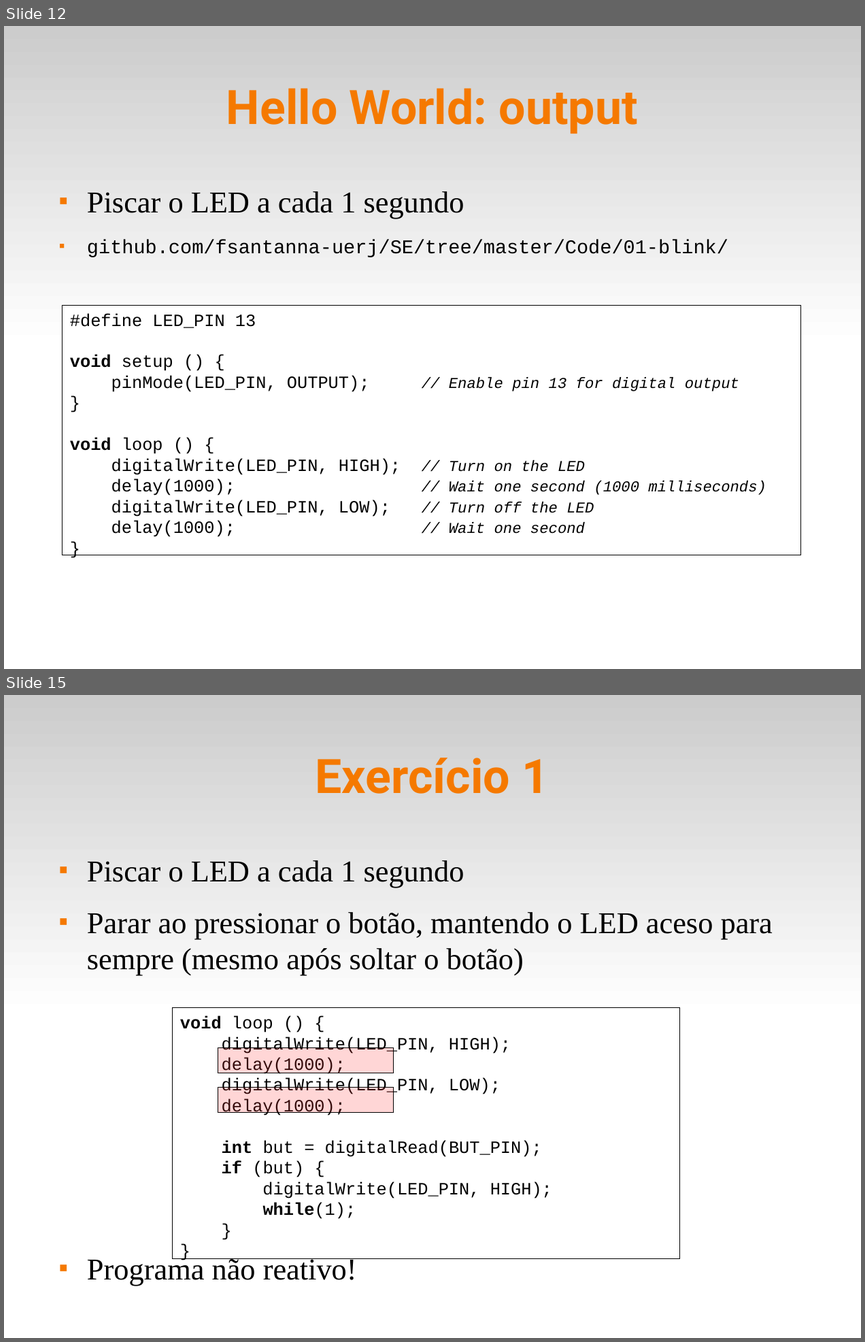
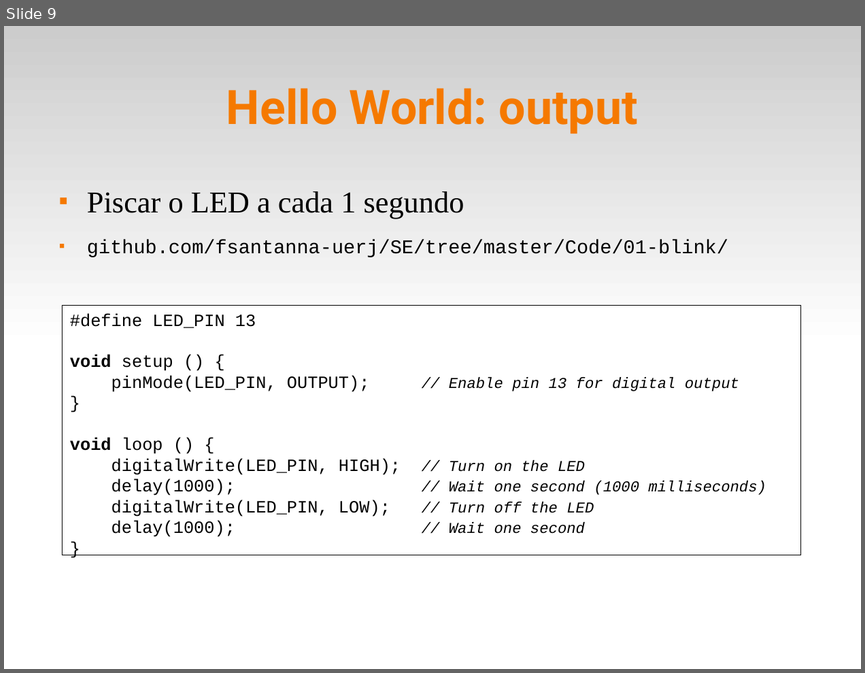
Before and after one commit to fsantanna-uerj/SE, a slide deck: Slides/se-02-gpio.odp. Shown one above the other, each under a label of ours: slides 12 and 15 before the commit, slide 9 after it; the slides between them are not shown. The pictures are 865x1342 and 865x673 pixels, drawn with LibreOffice and Linux fonts; fonts in the diff are those of the drawing. Boxes give left, top, right and bottom in pixels: in the first picture for what was removed or moved away, otherwise in the second. Text is boxed around its words. In the diff, an @@ line names an element or a change of style, - is before the commit and + after.

```diff
--- a/Slides/se-02-gpio.odp
+++ b/Slides/se-02-gpio.odp
@@ slide 15 removed at (4,695,861,1338), background #FFFFFF; not listed: 1 template element that a slide beside it also shows @@
@@ title removed at (315,758,549,794) @@
-Exercício 1
@@ text removed at (87,860,772,1285) @@
-■ Piscar o LED a cada 1 segundo
-■ Parar ao pressionar o botão, mantendo o LED aceso para sempre (mesmo após soltar o botão)
-■ Programa não reativo!
@@ rectangle removed at (173,1008,681,1258) @@
-void loop () {
-digitalWrite(LED_PIN, HIGH);
-delay(1000);
-digitalWrite(LED_PIN, LOW);
-delay(1000);
-int but = digitalRead(BUT_PIN);
-if (but) {
-digitalWrite(LED_PIN, HIGH);
-while(1);
-}
-}
@@ rectangle removed at (218,1048,394,1073) @@
@@ rectangle removed at (218,1087,394,1113) @@
@@ what was slide 12 is now slide 9 @@
```
Also in this commit, not shown: 2 slides changed, 2 slides added, 10 other slides removed, 3 other files.
